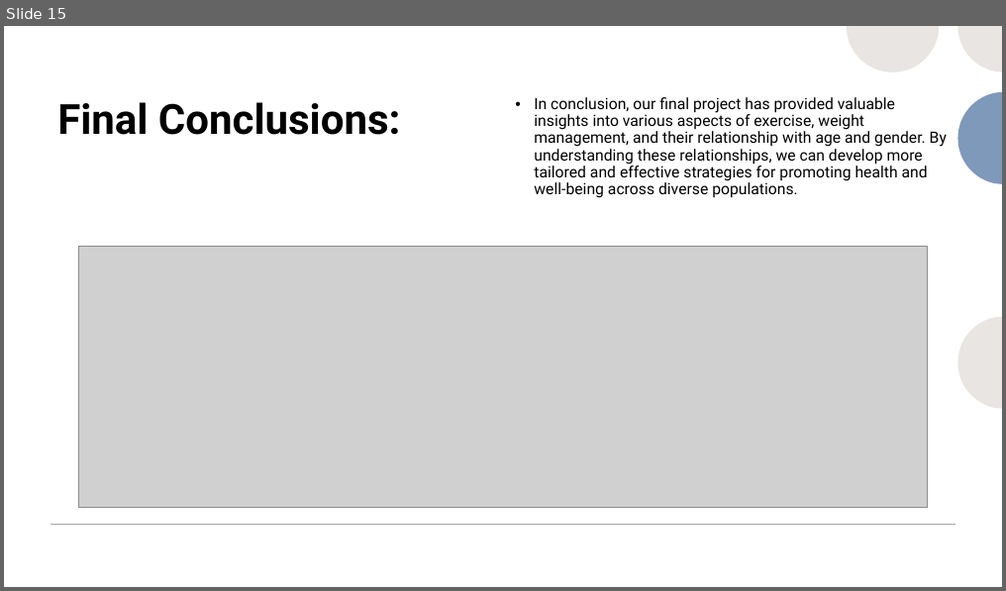
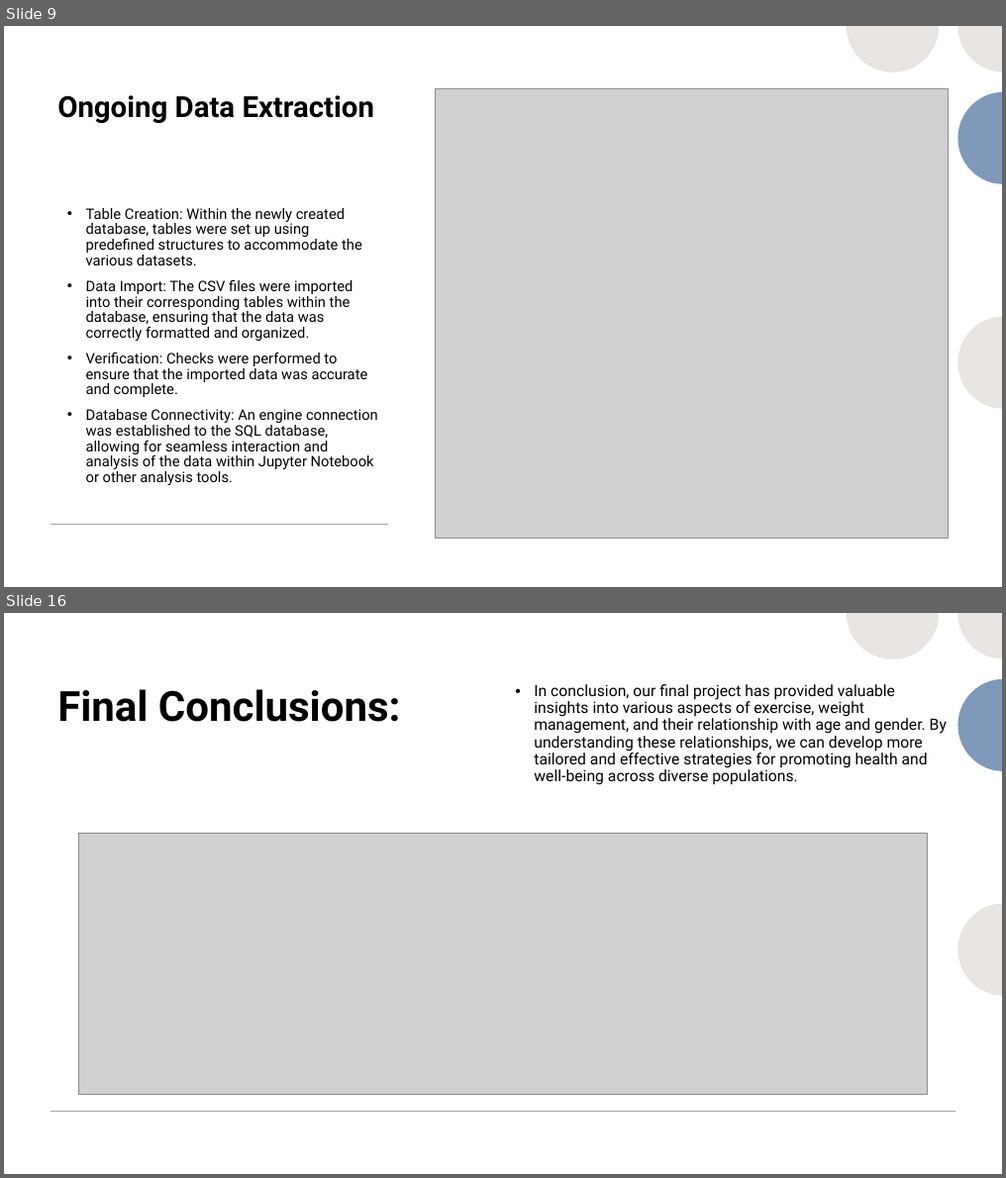
Before and after one commit to Zoouri/Project-3---Group-3, a slide deck: Presentation.pptx. Shown one above the other, each under a label of ours: slide 15 before the commit, slides 9 and 16 after it; the slides between them are not shown. The pictures are 1006x591 and 1006x1178 pixels, drawn with LibreOffice and Linux fonts; fonts in the diff are those of the drawing; grey boxes stand for pictures. Boxes give left, top, right and bottom in pixels: in the first picture for what was removed or moved away, otherwise in the second. Text is boxed around its words. In the diff, an @@ line names an element or a change of style, - is before the commit and + after.

```diff
--- a/Presentation.pptx
+++ b/Presentation.pptx
@@ slide 9 added at [4, 26, 1002, 587], background #FFFFFF; not listed: 2 template elements that a slide beside it also shows @@
@@ rectangle added at [4, 26, 1002, 587], fill #FFFFFF @@
@@ group added at [846, 26, 1002, 408]: 4 freeform shapes @@
@@ group added at [735, 26, 1002, 587]: 8 freeform shapes @@
@@ title added at [57, 95, 374, 123], 28 pt, text #000000, bold @@
+Ongoing Data Extraction
@@ picture added at [436, 89, 948, 538] @@
@@ text added at [86, 208, 378, 485], 14 pt, text #000000 @@
+• Table Creation: Within the newly created database, tables were set up using predefined structures to accommodate the various datasets.
+• Data Import: The CSV files were imported into their corresponding tables within the database, ensuring that the data was correctly formatted and organized.
+• Verification: Checks were performed to ensure that the imported data was accurate and complete.
+• Database Connectivity: An engine connection was established to the SQL database, allowing for seamless interaction and analysis of the data within Jupyter Notebook or other analysis tools.
@@ line added from (51, 525) to (389, 525), #A6A6A6 1 pt @@
@@ what was slide 15 is now slide 16 @@
```
Also in this commit, not shown: 1 slide changed, 8 other slides added, 10 slides removed, 1 other file.
